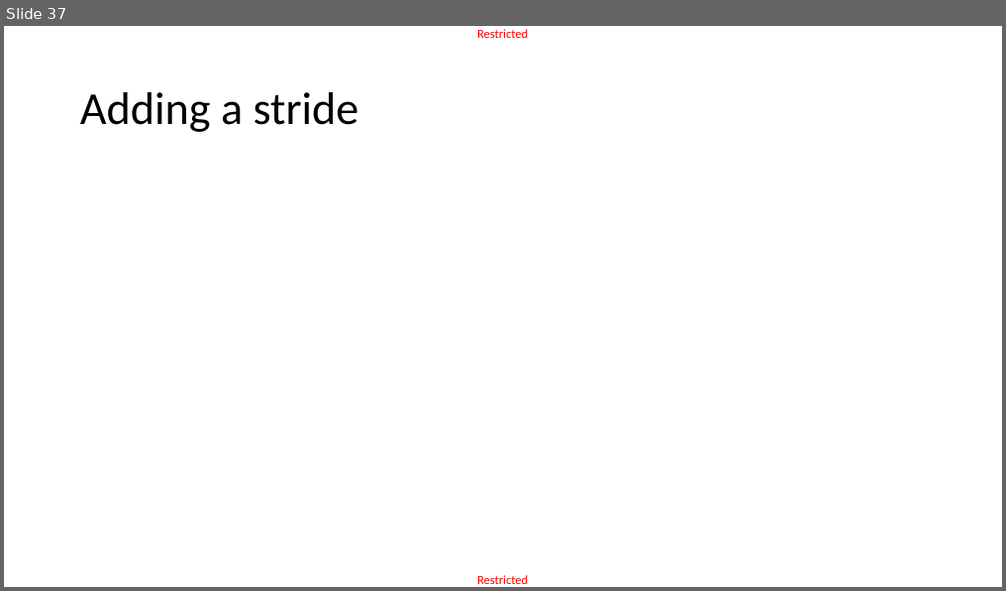
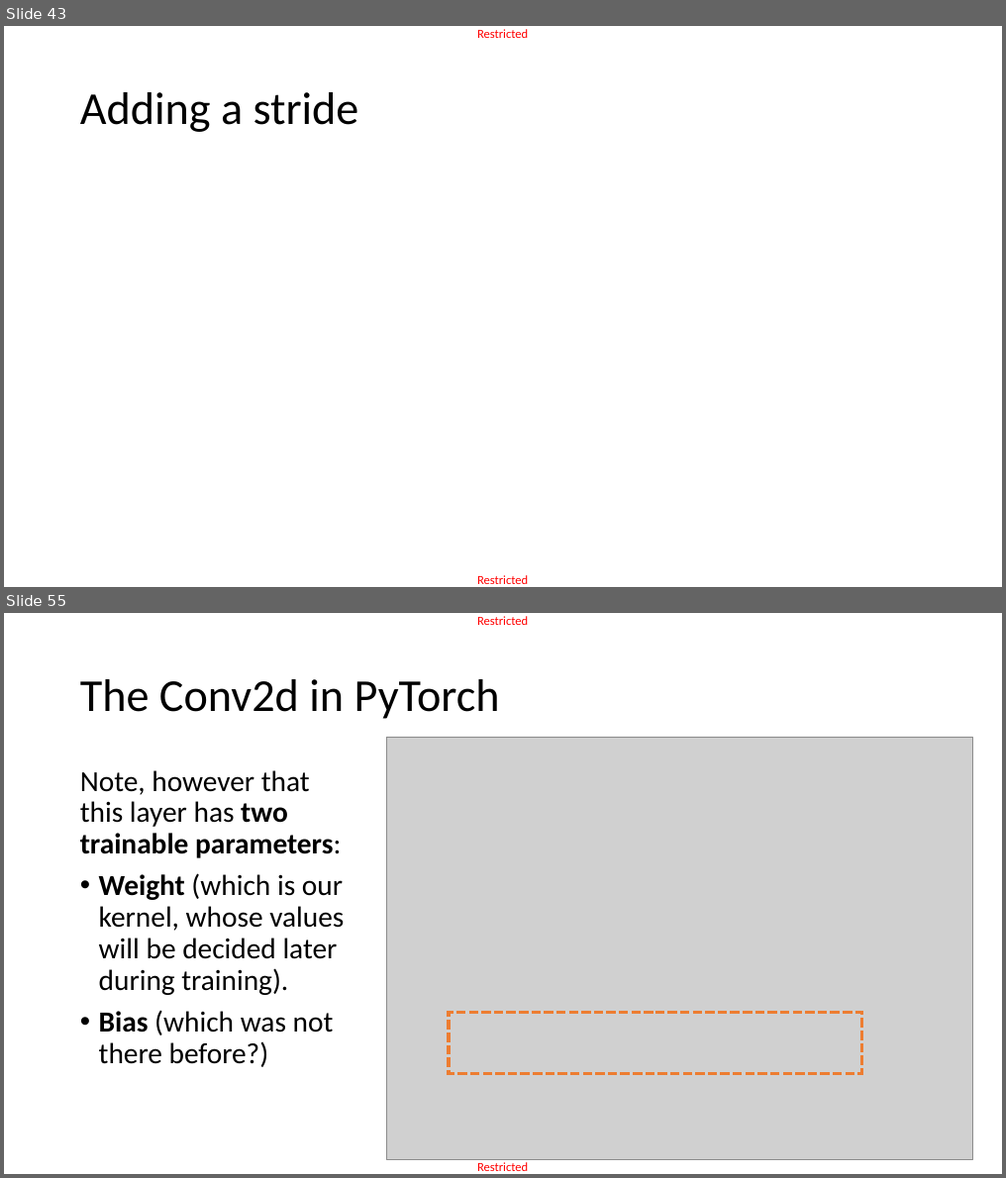
Before and after one commit to matthieudemari/SUTD_DL_50_039, a slide deck: W4/0. All/W4.pptx. Shown one above the other, each under a label of ours: slide 37 before the commit, slides 43 and 55 after it; the slides between them are not shown. The pictures are 1006x591 and 1006x1178 pixels, drawn with LibreOffice and Linux fonts; fonts in the diff are those of the drawing; grey boxes stand for pictures. Boxes give left, top, right and bottom in pixels: in the first picture for what was removed or moved away, otherwise in the second. Text is boxed around its words. In the diff, an @@ line names an element or a change of style, - is before the commit and + after.

```diff
--- a/W4/0. All/W4.pptx
+++ b/W4/0. All/W4.pptx
@@ slide 55 added at (4, 613, 1002, 1174), background #FFFFFF; not listed: 2 template elements that a slide beside it also shows @@
@@ title added at (80, 679, 500, 719), 44 pt, text #000000 @@
+The Conv2d in PyTorch
@@ picture added at (386, 737, 973, 1160) @@
@@ text added at (80, 770, 344, 1067), 28 pt, text #000000 @@
+Note, however that this layer has two trainable parameters:
+• Weight (which is our kernel, whose values will be decided later during training).
+• Bias (which was not there before?)
@@ rectangle added at (449, 1013, 862, 1074), outline #ED7D31 3 pt dashed @@
@@ what was slide 37 is now slide 43 @@
```
Also in this commit, not shown: 7 slides changed, 34 other slides added, 3 slides removed, 9 other files.
